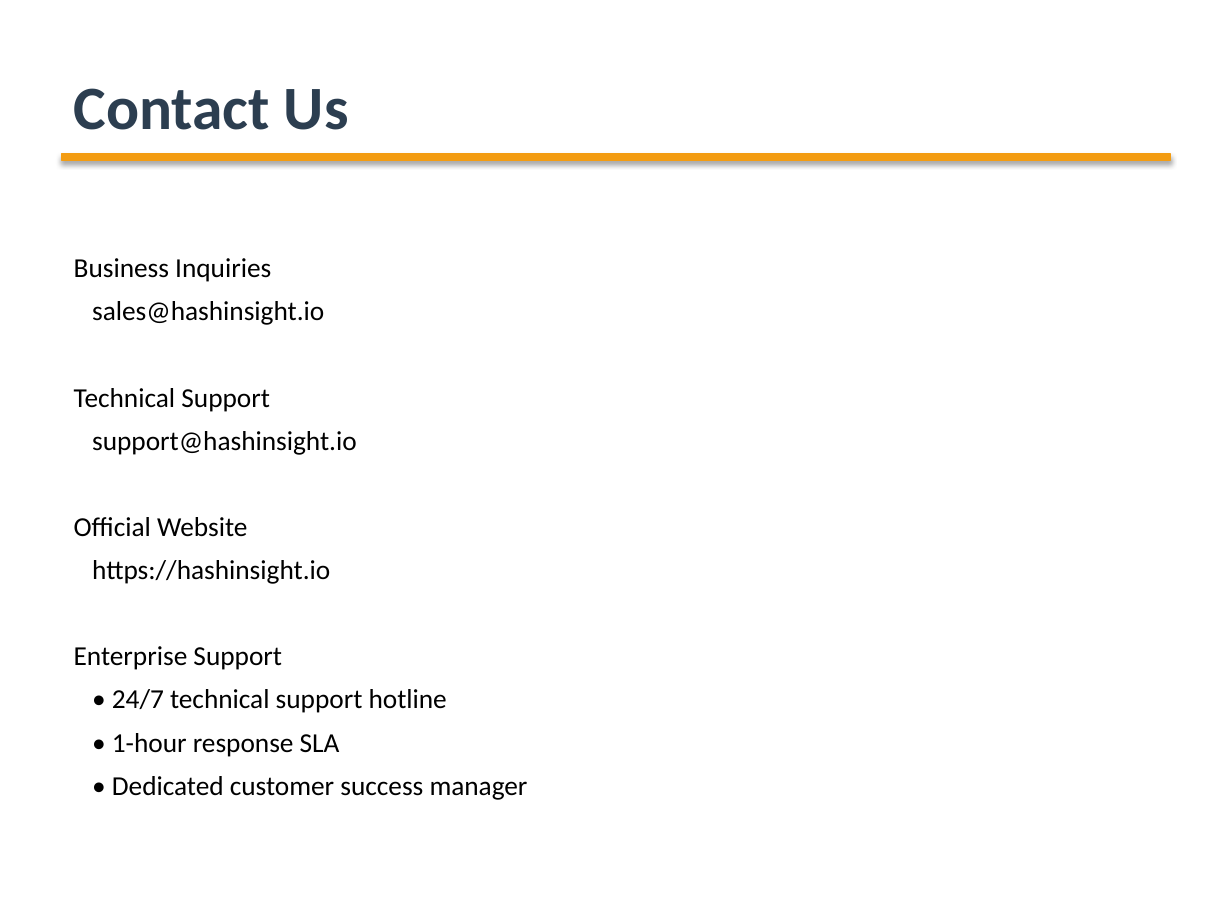
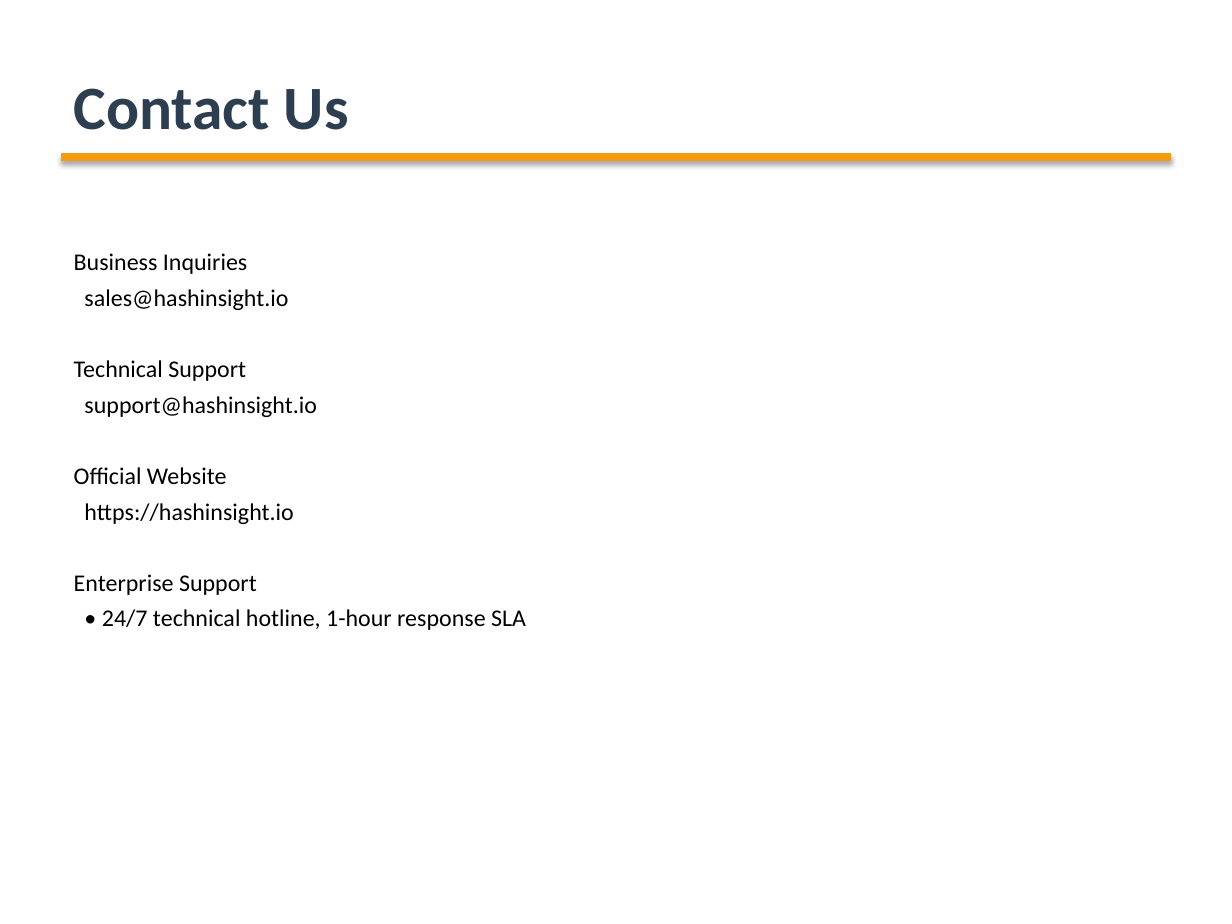
Before and after one commit to ArabotHXL/BTC_project, a slide deck: slide 9 of HashInsight_Product_Introduction_EN.pptx. Drawn at 1232x924 pixels with LibreOffice and Linux fonts; fonts in the diff are those of the drawing. Boxes give left, top, right and bottom in pixels: in the first picture for what was removed or moved away, otherwise in the second. Text is boxed around its words. In the diff, an @@ line names an element or a change of style, - is before the commit and + after.

```diff
--- a/HashInsight_Product_Introduction_EN.pptx
+++ b/HashInsight_Product_Introduction_EN.pptx
@@ text at (x1=74, y1=253, x2=317, y2=595): size 16 to 14 pt in "Business Inquiries", "sales@hashinsight.io", "Technical Support", "support@hashinsight.io" and 3 more places; less space between paragraphs @@
@@ text at (x1=102, y1=609, x2=526, y2=630): text changed; size 16 to 14 pt @@
-• 24/7 technical support hotline
-• 1-hour response SLA
-• Dedicated customer success manager
+• 24/7 technical hotline, 1-hour response SLA
```
Also in this commit, not shown: 6 other slides changed, 1 slide added, 1 slide removed, 3 other files.
